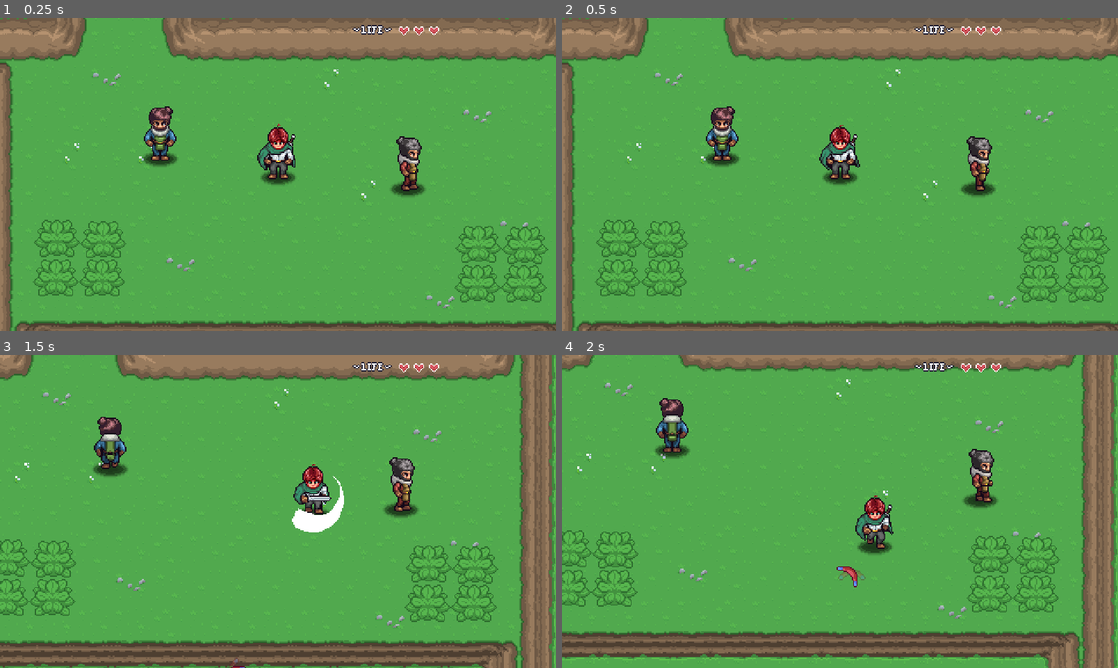
Above: before the commit, frames 1-4 (two rows, left to right).
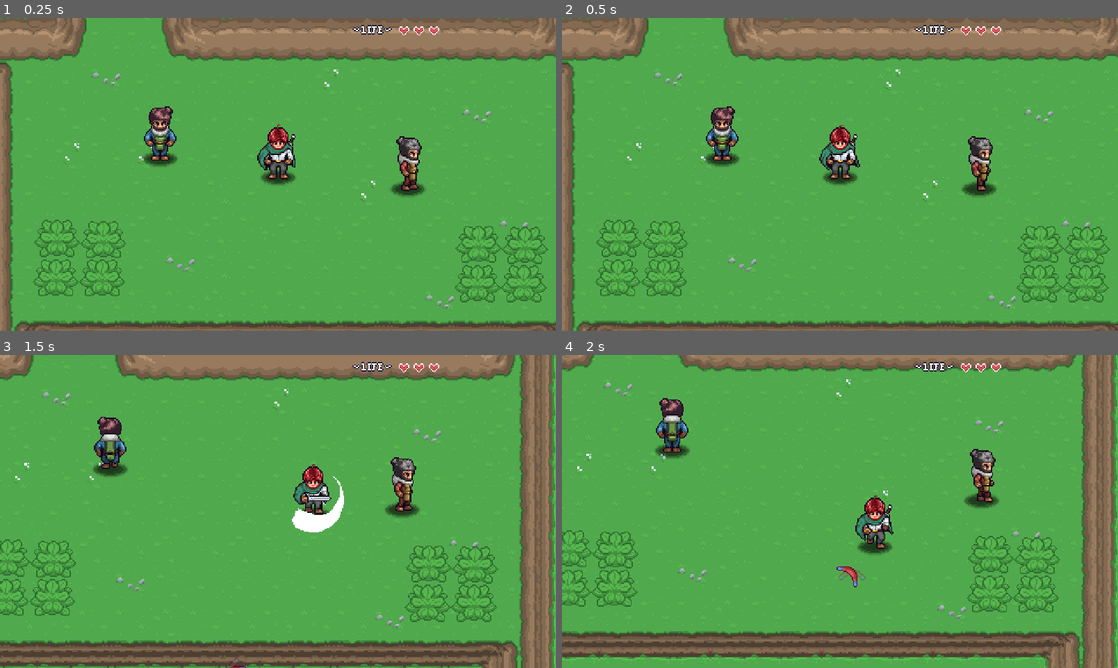
Above: after the commit, the same moments.

Repository: shawndeprey/aarpg
Game: Godot game, scene res://Levels/Area 1/03.tscn
Two runs of this game, one before a commit and one after it. Both use one fixed random seed, a clock stepped at 60 frames per second and the inputs below. This scene is started directly instead of the project's main scene. Sound files missing from this copy of the repository are replaced by a short silence.
Inputs:
- Up to frame 1 (0.25 s): no input
- Up to frame 2 (0.5 s): no input
- Up to frame 3 (1.5 s): tap Enter (ui_accept) at 0.5, 0.77 s; hold Right (right) 0.53-1.28 s; hold C (ability) 0.53-1.28 s; hold Down (down) from 1.28 s (still down); tap Z (attack) at 1.35 s
- Up to frame 4 (2 s): keep holding Down (down); tap Enter (ui_accept) at 1.52 s

Frame 1 is identical in both runs. In frame 2, 0.4% of the frame differs, in the area x 71-78%, y 37-57%; in frame 3, 0.4%, in the area x 69-76%, y 32-52%; in frame 4, 0.4%.

Commit message:
Fix a few bugs with dialog and NPC state systems

Diff:
--- a/GUI/dialog_system/scripts/dialog_system.gd
+++ b/GUI/dialog_system/scripts/dialog_system.gd
@@ -95,6 +95,12 @@
 
 func start_timer() -> void:
 	timer.wait_time = text_speed
+	var _char = plain_text[content.visible_characters - 1]
+	if ".,!?:;".contains(_char):
+		timer.wait_time *= 4
+	elif", ".contains(_char):
+		timer.wait_time *= 2
+
 	timer.start()
 
 func _on_timer_timeout() -> void:
--- a/Levels/Area 1/03.tscn
+++ b/Levels/Area 1/03.tscn
@@ -88,7 +88,6 @@
 npc_resource = ExtResource("10_k8vj0")
 
 [node name="NpcPatrolBehavior" parent="Npc2" instance=ExtResource("11_7o5jn")]
-walk_speed = 30.0
 
 [node name="PatrolLocation" parent="Npc2/NpcPatrolBehavior" instance=ExtResource("12_y6ba8")]
 modulate = Color(1, 0, 0, 1)
@@ -109,3 +108,11 @@
 [node name="PatrolLocation5" parent="Npc2/NpcPatrolBehavior" instance=ExtResource("12_y6ba8")]
 modulate = Color(0, 0, 1, 1)
 position = Vector2(-29, -56)
+
+[node name="DialogInteraction" parent="Npc2" instance=ExtResource("10_hsxbq")]
+enabled = true
+
+[node name="DialogText" type="Node" parent="Npc2/DialogInteraction"]
+script = ExtResource("11_i3bl0")
+text = "Hi, how's hero?"
+npc_info = ExtResource("10_k8vj0")
--- a/interactables/dialog/scripts/dialog_portrait.gd
+++ b/interactables/dialog/scripts/dialog_portrait.gd
@@ -46,8 +46,13 @@
 		audio.pitch_scale = randf_range(audio_pitch_base - 0.04, audio_pitch_base + 0.04)
 		audio.play()
 	elif ".,!?":
+		audio.pitch_scale = audio_pitch_base - 0.1
+		audio.play()
 		mouth_open_frames = 0
 	if mouth_open_frames > 0:
 		mouth_open_frames -= 1
 	if mouth_open_frames == 0:
-		open_mouth = false
+		if open_mouth:
+			open_mouth = false
+			audio.pitch_scale = randf_range(audio_pitch_base - 0.08, audio_pitch_base + 0.02)
+			audio.play()
--- a/npc/npc_behavior_patrol.tscn
+++ b/npc/npc_behavior_patrol.tscn
@@ -4,4 +4,6 @@
 
 [node name="NpcPatrolBehavior" type="Node2D"]
 script = ExtResource("1_4gwii")
-walk_speed = null
+
+[node name="Timer" type="Timer" parent="."]
+one_shot = true
--- a/npc/scripts/npc_behavior_patrol.gd
+++ b/npc/scripts/npc_behavior_patrol.gd
@@ -8,6 +8,12 @@
 var patrol_locations: Array[PatrolLocation]
 var current_location_index: int = 0
 var target: PatrolLocation
+
+var has_started: bool = false
+var last_phase: String = ""
+var direction: Vector2
+
+@onready var timer: Timer = $Timer
 
 func _ready() -> void:
 	gather_patrol_locations()
@@ -24,7 +30,7 @@
 func _process(_delta: float) -> void:
 	if Engine.is_editor_hint(): return
 	if npc.global_position.distance_to(target.target_position) < 1:
-		start()
+		idle_phase()
 
 func gather_patrol_locations(_node: Node = null) -> void:
 	patrol_locations = []
@@ -48,8 +54,20 @@
 
 func start() -> void:
 	if !npc.do_behavior or patrol_locations.size() < 2: return
+	if has_started:
+		if timer.time_left == 0:
+			walk_phase()
+		return
+	has_started = true
+	idle_phase()
 
-	# Idle Phase
+func _get_color_by_index(i: int) -> Color:
+	var color_count: int = COLORS.size()
+	while i > color_count - 1:
+		i -= color_count
+	return COLORS[i]
+
+func idle_phase() -> void:
 	npc.global_position = target.target_position
 	npc.state = "idle"
 	npc.velocity = Vector2.ZERO
@@ -59,19 +77,16 @@
 	if current_location_index >= patrol_locations.size():
 		current_location_index = 0
 	target = patrol_locations[current_location_index]
-	await get_tree().create_timer(wait_time).timeout
+	if wait_time > 0:
+		timer.start(wait_time)
+		await timer.timout
+	if !npc.do_behavior: return
+	walk_phase()
 
-	# Walk Phase
-	if !npc.do_behavior: return
+func walk_phase() -> void:
 	npc.state = "walk"
-	var _dir = global_position.direction_to(target.target_position)
-	npc.direction = _dir
-	npc.velocity = walk_speed * _dir
+	direction = global_position.direction_to(target.target_position)
+	npc.direction = direction
+	npc.velocity = walk_speed * direction
 	npc.update_direction(target.target_position)
 	npc.update_animation()
-
-func _get_color_by_index(i: int) -> Color:
-	var color_count: int = COLORS.size()
-	while i > color_count - 1:
-		i -= color_count
-	return COLORS[i]
--- a/npc/scripts/npc_resource.gd
+++ b/npc/scripts/npc_resource.gd
@@ -3,4 +3,4 @@
 @export var npc_name: String = ""
 @export var sprite: Texture
 @export var portrait: Texture
-@export var dialogue_audio_pitch: float = 1.0
+@export_range(0.5, 1.5, 0.02) var dialogue_audio_pitch: float = 1.0
